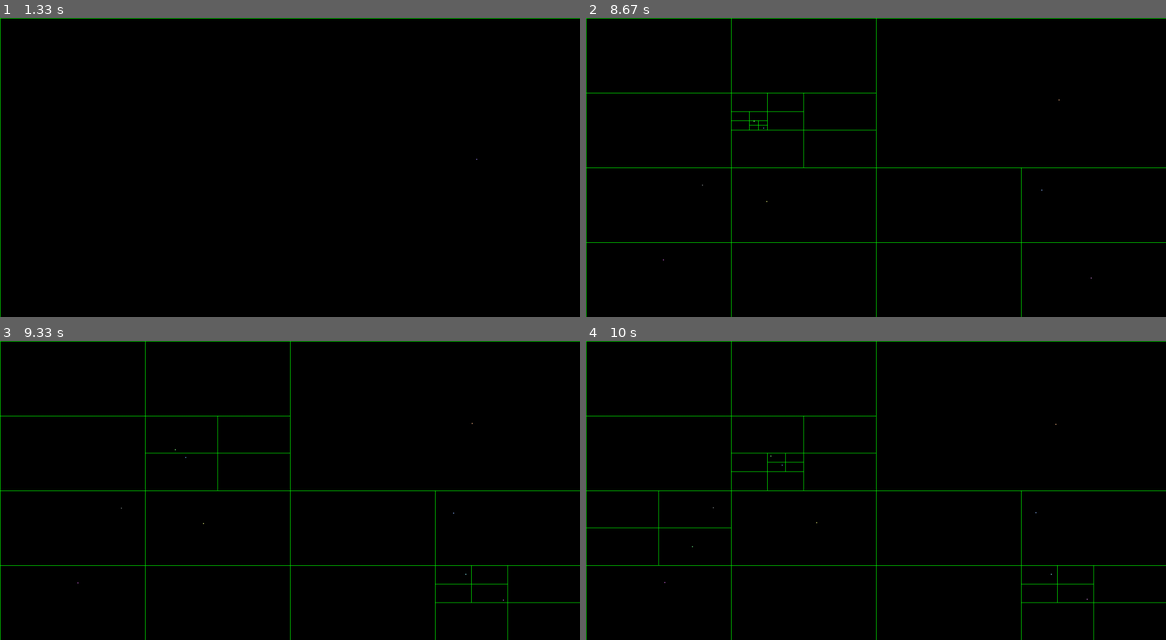
Above: before the commit, frames 1-4 (two rows, left to right).
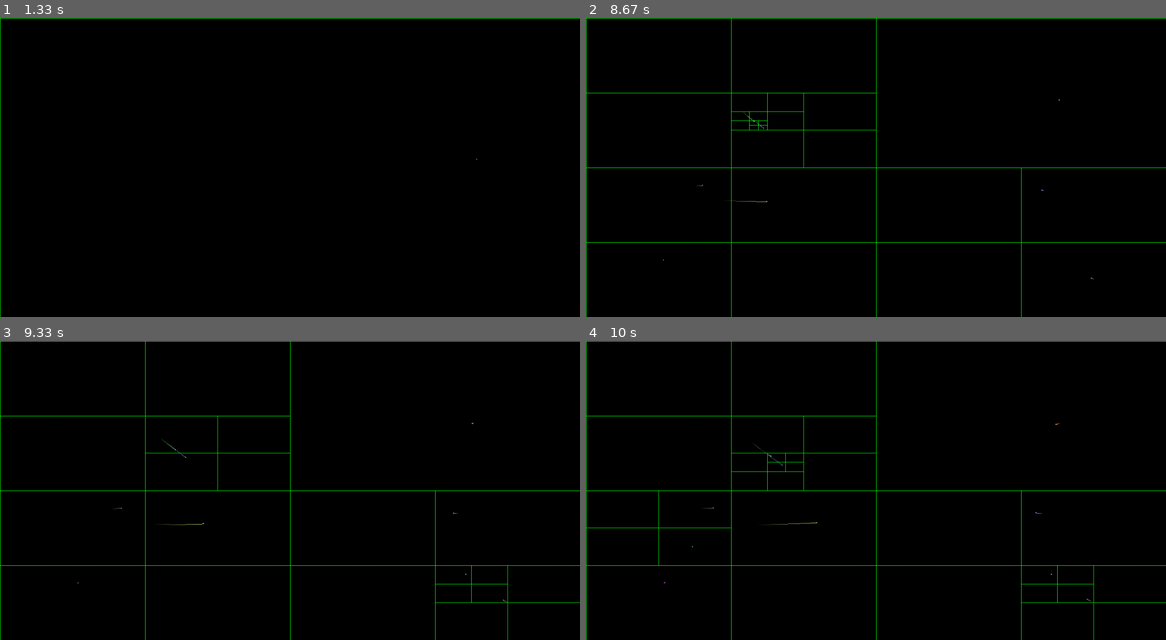
Above: after the commit, the same moments.

Repository: BentoOre0/GravSim
Game: pygame game, started from main.py
Same seed, same stepped clock (60 frames per second), same inputs: the game is played once before the commit and once after it.
Inputs (mouse positions are in pixels of both pictures, inside the frame that each line leads up to):
- Up to frame 1 (1.33 s): hold C 0.33-0.8 s; hold D 0.33-0.8 s; click (475, 158) at 0.88 s; click (150, 170) at 1.22 s
- Up to frame 2 (8.67 s): right-click (963, 62) at 1.55 s; hold D 1.83-2.3 s; click (1090, 272) at 1.92 s; hold D 2.33-2.8 s; click (725, 56) at 2.42 s; hold S 2.83-3.13 s; tap E at 2.98 s; hold D 3.17-3.8 s; click (736, 107) at 3.25 s; tap C at 3.32 s; click (847, 245) at 3.88 s; click (1096, 281) at 4.22 s; click (1079, 245) at 4.55 s; click (684, 197) at 4.88 s; right-click (713, 200) at 5.22 s; click (748, 113) at 5.55 s; click (702, 278) at 5.88 s; click (696, 185) at 6.22 s; click (1055, 239) at 6.55 s; click (1044, 191) at 6.88 s; click (916, 119) at 7.22 s; click (1061, 98) at 7.55 s; click (812, 257) at 7.88 s; click (661, 260) at 8.22 s; click (980, 257) at 8.55 s
- Up to frame 3 (9.33 s): click (464, 574) at 8.88 s; click (104, 520) at 9.22 s
- Up to frame 4 (10 s): click (690, 547) at 9.55 s; click (765, 379) at 9.88 s

Frame 1 is identical in both runs. In frame 2, less than 0.1% of the frame differs, in the area x 19-88%, y 27-88%; in frame 3, less than 0.1%; in frame 4, less than 0.1%, in the area x 13-88%, y 27-88%.

Commit message:
Add motion trails, and clear out the photo dump
**Trails.** Press C. Each body keeps its last 60 positions in a bounded
deque, so an old body costs no more to keep than a new one, and the line
fades to black at the tail instead of ending on a hard edge. Trails are
drawn before the bodies so a body sits on top of its own path.

The position is recorded before the bounds check, which teleports a stray
body far off-screen and would otherwise put that jump in the trail.

This is the live version of the long-exposure render already in the
gallery: that one accumulates 140 steps onto a canvas offline, this draws
a rolling window of the same paths in real time.

**Removed the photo dump.** Two development screenshots at the foot of
the README, captioned "alt text", one of them 4.2MB. The gallery above
covers the same ground with seeded, reproducible renders. Both files are
deleted; they remain in history if they are ever wanted back.

Diff:
--- a/main.py
+++ b/main.py
@@ -27,6 +27,10 @@
 increment = 2
 body_max = 10 ** 9
 drawmode = False
+trailmode = False
+# How many past positions each body keeps for its trail. Bounded, so the
+# cost per body is constant however long the simulation runs.
+TRAIL_LENGTH = 60
 
 BLACK = 0, 0, 0
 WHITE = 255, 255, 255
@@ -113,6 +117,9 @@
         self.ya = 0
         self.vx = vx
         self.vy = vy
+        # Recent positions, newest last. A bounded deque so an old body costs
+        # no more to keep than a new one.
+        self.trail = deque(maxlen=TRAIL_LENGTH)
 
     def is_out_of_bounds(self, width, height):
         flag = self.x < -self.radius or self.x > width + self.radius or self.y < -self.radius or self.y > height + self.radius
@@ -195,6 +202,9 @@
         self.vy += self.ya
         self.x += self.vx
         self.y += self.vy
+        # Recorded before the bounds check, which teleports a stray body far
+        # off-screen and would otherwise put that jump in the trail.
+        self.trail.append((self.x, self.y))
         self.is_out_of_bounds(s_width, s_height)
 
     def draw(self, screen):
@@ -203,6 +213,23 @@
         if (self.is_out_of_bounds(s_width, s_height)):
             return
         pygame.draw.circle(screen, self.color, (px, py), self.radius)
+
+    def draw_trail(self, screen):
+        """Draw the path behind this body, fading to black at the oldest end."""
+        if len(self.trail) < 2:
+            return
+        points = list(self.trail)
+        count = len(points)
+        for i in range(1, count):
+            # 0 at the tail, 1 at the body, so the trail dims into the
+            # background instead of ending on a hard edge.
+            fade = i / count
+            colour = (int(self.color[0] * fade),
+                      int(self.color[1] * fade),
+                      int(self.color[2] * fade))
+            start = (int(points[i - 1][0]), int(points[i - 1][1]))
+            end = (int(points[i][0]), int(points[i][1]))
+            pygame.draw.line(screen, colour, start, end)
 
 
 class PlanetSet:
@@ -582,6 +609,8 @@
                         max_random_radius = change_size()
                     elif event.key == pygame.K_d:
                         drawmode = not (drawmode)
+                    elif event.key == pygame.K_c:
+                        trailmode = not (trailmode)
                     elif event.key == pygame.K_t:
                         BARNES_HUT_THETA = change_THETA()
                     elif event.key == pygame.K_s:
@@ -600,6 +629,10 @@
         update_bodies()
         handle_collisions()
         screen.fill(BLACK)
+        if trailmode:
+            # Trails first so the bodies sit on top of their own paths.
+            for body in inbound:
+                body.draw_trail(screen)
         for body in inbound:
             body.draw(screen)
         if drawmode:
Binary file removed: IMG_0884.png
Binary file removed: IMG_0885.jpeg
Not shown, changed: README.md
